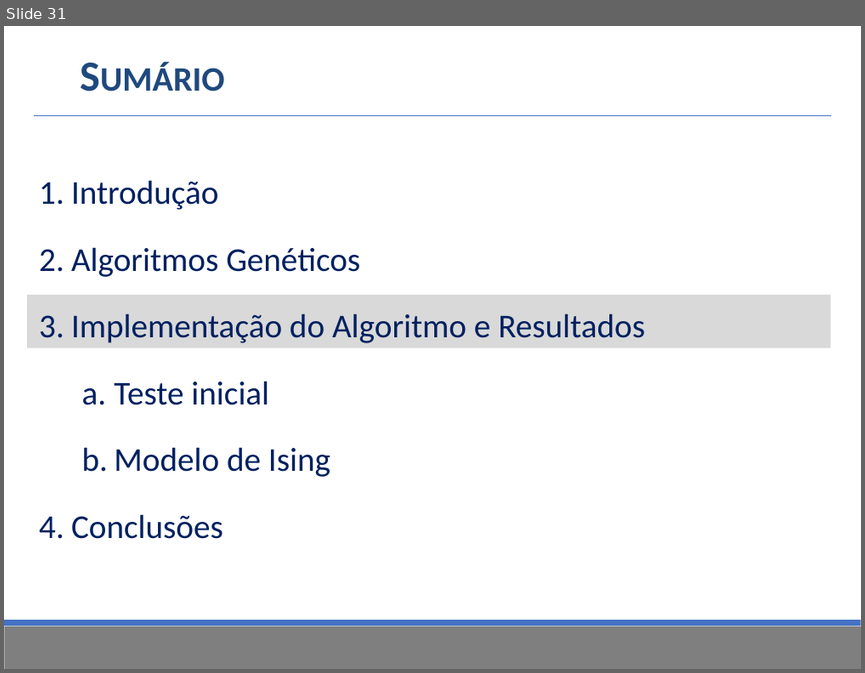
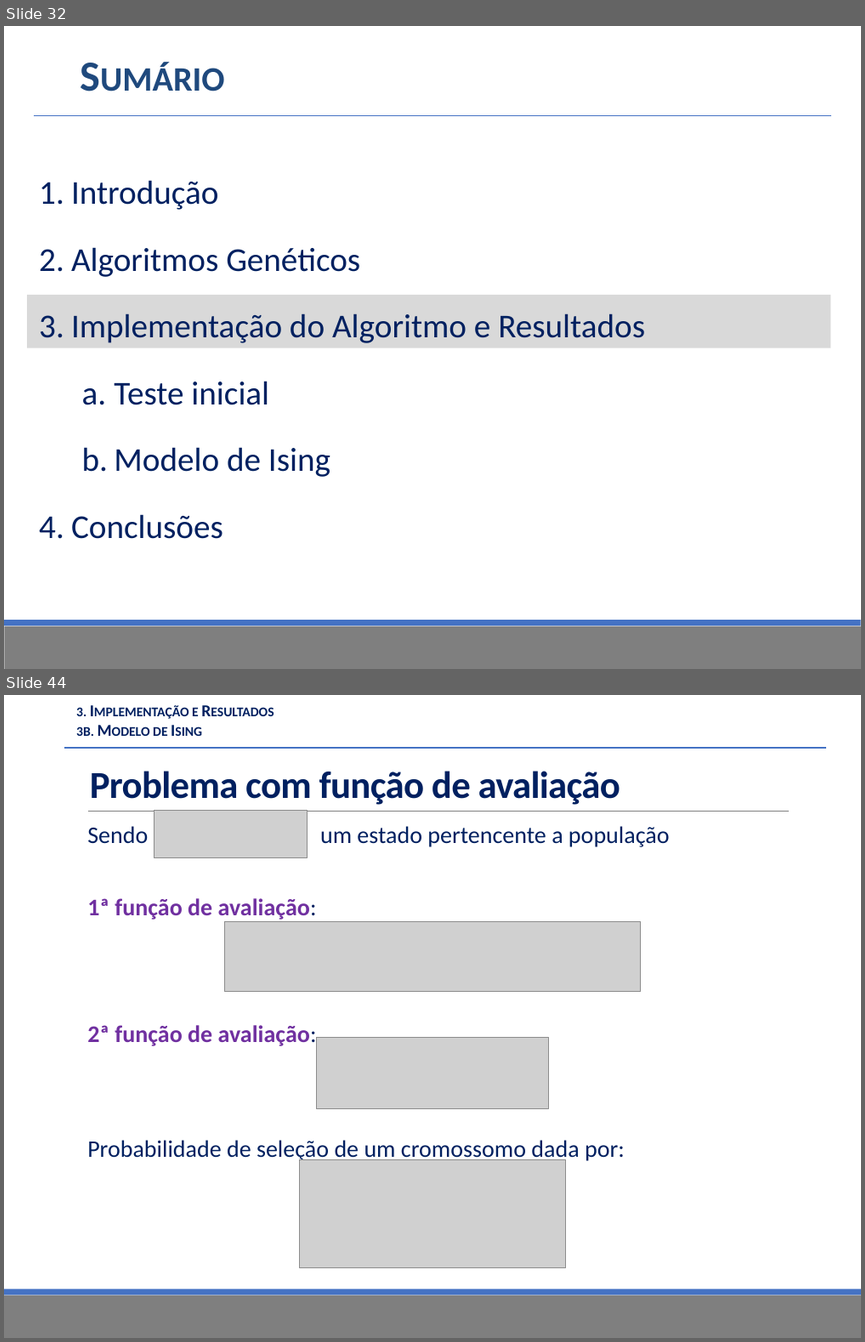
Before and after one commit to fkay/TCC-Monografia, a slide deck: Apresentação/TCC.pptx. Shown one above the other, each under a label of ours: slide 31 before the commit, slides 32 and 44 after it; the slides between them are not shown. The pictures are 865x673 and 865x1342 pixels, drawn with LibreOffice and Linux fonts; fonts in the diff are those of the drawing; grey boxes stand for pictures; background and template pictures are left out. Boxes give left, top, right and bottom in pixels: in the first picture for what was removed or moved away, otherwise in the second. Text is boxed around its words. In the diff, an @@ line names an element or a change of style, - is before the commit and + after.

```diff
--- a/Apresentação/TCC.pptx
+++ b/Apresentação/TCC.pptx
@@ slide 44 added at <box>4,695,861,1338</box>, background #FFFFFF; not listed: 2 template elements that a slide beside it also shows @@
@@ text added at <box>76,707,199,736</box>, 14 pt, text #002060, bold, small capitals @@
+3. Implementação e Resultados
+3b. Modelo de Ising
@@ line added from (64, 747) to (826, 747), #4472C4 1 pt @@
@@ title added at <box>90,771,620,805</box>, 32 pt, text #002060, bold @@
+Problema com função de avaliação
@@ line added from (88, 811) to (788, 811), #808080 0.5 pt @@
@@ picture added at <box>154,810,307,858</box> @@
@@ text added at <box>87,826,670,1163</box>, 20 pt, text #002060 @@
+  Sendo um estado pertencente a população
+  1ª função de avaliação:
+  2ª função de avaliação:
+  Probabilidade de seleção de um cromossomo dada por:
@@ picture added at <box>224,922,640,992</box> @@
@@ picture added at <box>317,1038,549,1109</box> @@
@@ picture added at <box>300,1159,566,1267</box> @@
@@ what was slide 31 is now slide 32 @@
```
Also in this commit, not shown: 6 slides changed, 28 other slides added, 3 other files.
